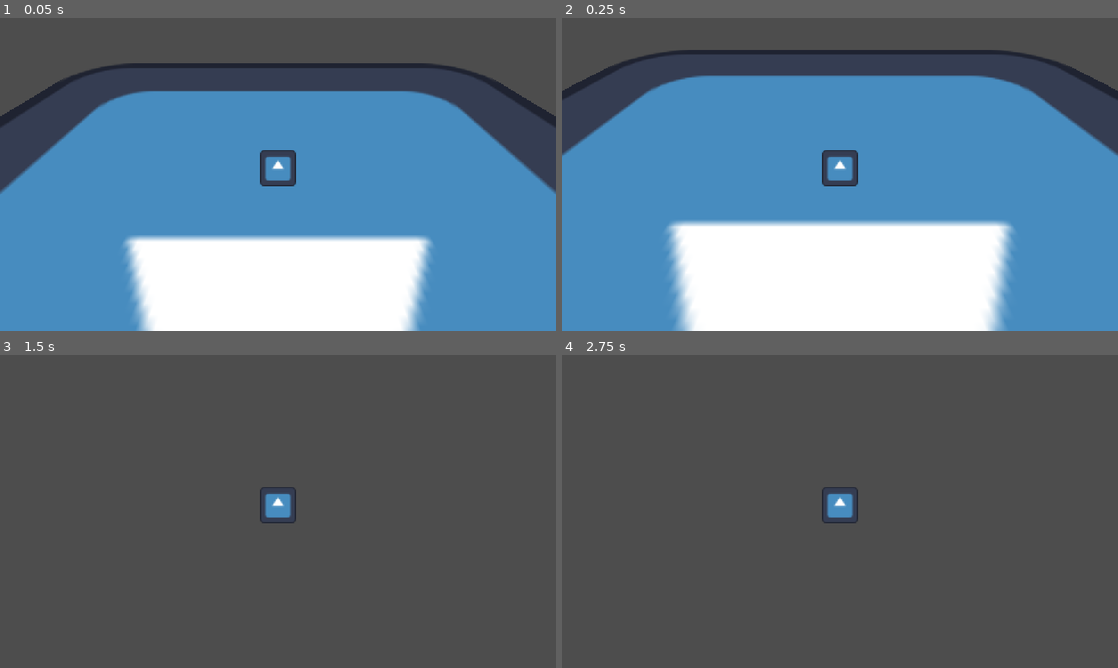
Above: before the commit, frames 1-4 (two rows, left to right).
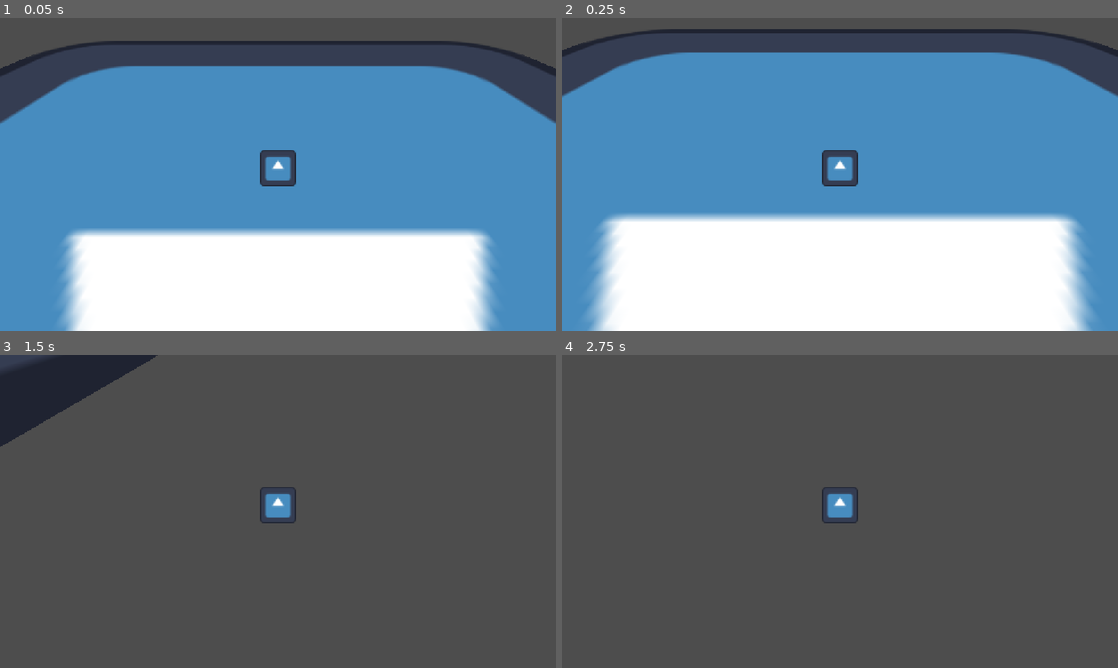
Above: after the commit, the same moments.

Repository: snomkip7/gmtk-jammin
Game: Godot game, scene res://Levels/testLevel.tscn
The game is run twice, just before and just after one commit, with the same random seed, the same clock (stepped at 60 frames per second) and the same inputs. The engine's default icon, where the game draws it, is replaced by a stand-in: a white triangle on a blue panel in a dark square.
Inputs:
- Up to frame 1 (0.05 s): no input
- Up to frame 2 (0.25 s): no input
- Up to frame 3 (1.5 s): hold D (right) 0.53-1.28 s; tap Shift (dash) at 0.6, 1.35 s; hold S (backward) from 1.28 s (still down)
- Up to frame 4 (2.75 s): tap Enter at 2 s; release S (backward) at 2.03 s; hold D (right) from 2.03 s (still down); tap E (interact) at 2.1 s; tap Shift (dash) at 2.3 s

The runs differ from the first frame. In frame 1, 26% of the frame differs, in the area x 0-100%, y 7-100%; in frame 2, 27%, in the area x 0-100%, y 3-100%; in frame 3, 4.1%; in frame 4, less than 0.1%.

Commit message:
dash cooldown
larger area, sliiight change to camera shutter

Diff:
--- a/gmtk-jammin/Characters/IngameCamera/ingameCamera.gd
+++ b/gmtk-jammin/Characters/IngameCamera/ingameCamera.gd
@@ -9,6 +9,6 @@
 		$Shutter.start()
 
 func _on_shutter_timeout() -> void:
-	print("Timer ran out")
+	print("SNAP! You dun got photoed")
 	await RenderingServer.frame_post_draw
 	global.player.photo.texture = ImageTexture.create_from_image(get_viewport().get_texture().get_image())
--- a/gmtk-jammin/Characters/Player/player.gd
+++ b/gmtk-jammin/Characters/Player/player.gd
@@ -23,9 +23,10 @@
 	else:
 		velocity = velocity.move_toward(Vector3.ZERO, acceleration)
 
-	if Input.is_action_just_pressed("dash"):
+	if Input.is_action_just_pressed("dash") && $DashCooldown.is_stopped():
 		print("ZOOMY TIME")
 		velocity += Vector3(dashVelocity.x * direction.x, dashVelocity.y, dashVelocity.x * direction.z)
+		$DashCooldown.start()
 
 	if !is_on_floor():
 		velocity.y += gravity
--- a/gmtk-jammin/Characters/Player/player.tscn
+++ b/gmtk-jammin/Characters/Player/player.tscn
@@ -27,3 +27,6 @@
 [node name="Photo" type="Sprite2D" parent="Camera/PhotoLayer" unique_id=1673464055]
 position = Vector2(578, 320)
 scale = Vector2(0.5, 0.5)
+
+[node name="DashCooldown" type="Timer" parent="." unique_id=793433495]
+one_shot = true
--- a/gmtk-jammin/Levels/testLevel.tscn
+++ b/gmtk-jammin/Levels/testLevel.tscn
@@ -6,12 +6,12 @@
 [ext_resource type="PackedScene" uid="uid://brv85e8v3ykjv" path="res://Characters/IngameCamera/ingameCamera.tscn" id="4_faoc1"]
 
 [sub_resource type="BoxShape3D" id="BoxShape3D_uyxol"]
-size = Vector3(64, 1, 64)
+size = Vector3(89.46484, 1, 89.578125)
 
 [node name="TestLevel" type="Node3D" unique_id=1896238535]
 
 [node name="TempFloorSprite" type="Sprite3D" parent="." unique_id=516245158]
-transform = Transform3D(50, 0, 0, 0, -2.1855694e-06, -50, 0, 50, -2.1855694e-06, 0, 0, 0)
+transform = Transform3D(70, 0, 0, 0, -3.059797e-06, -70, 0, 70, -3.059797e-06, 0, 0, 0)
 texture = ExtResource("1_ftlgd")
 
 [node name="Floor" type="StaticBody3D" parent="." unique_id=1637331246]
